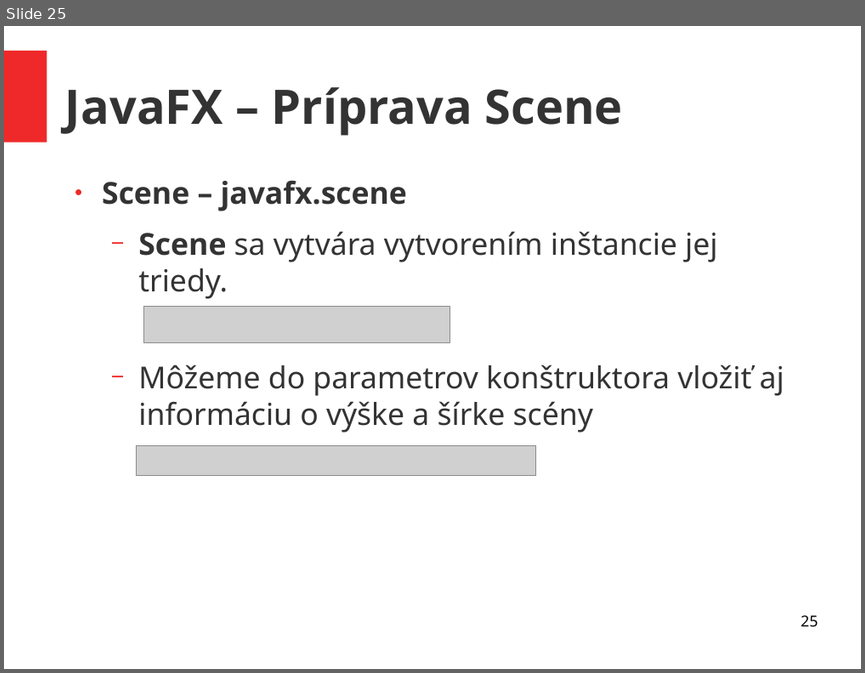
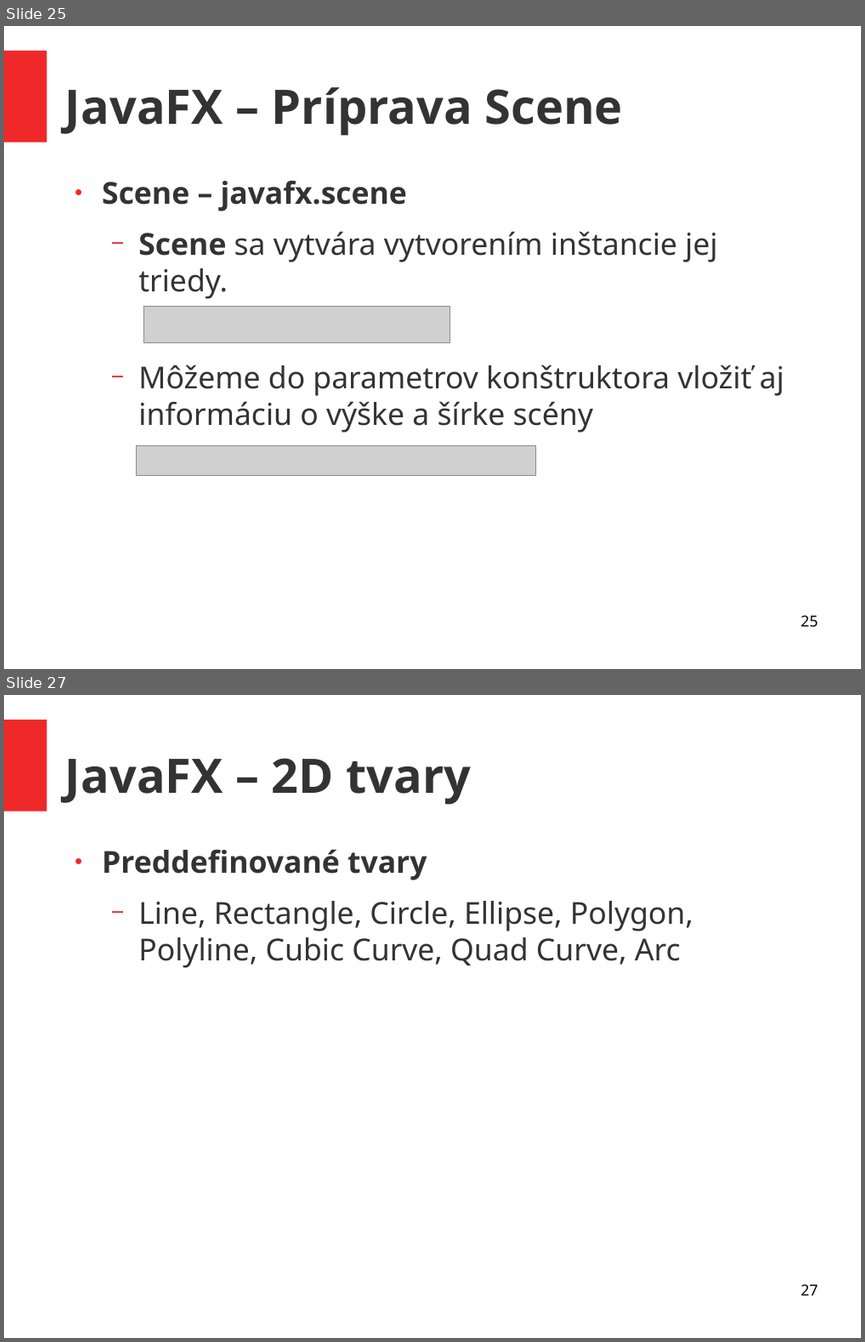
Before and after one commit to ukf-michalkohutek/prezentacia, a slide deck: seminar2.odp. Shown one above the other, each under a label of ours: slide 25 before the commit, slides 25 and 27 after it; the slides between them are not shown. The pictures are 865x673 and 865x1342 pixels, drawn with LibreOffice and Linux fonts; fonts in the diff are those of the drawing; grey boxes stand for pictures. Boxes give left, top, right and bottom in pixels: in the first picture for what was removed or moved away, otherwise in the second. Text is boxed around its words. In the diff, an @@ line names an element or a change of style, - is before the commit and + after.

```diff
--- a/seminar2.odp
+++ b/seminar2.odp
@@ slide 27 added at (4,695,861,1338), background #FFFFFF; not listed: 1 template element that a slide beside it also shows @@
@@ title added at (65,758,472,805), 44 pt, text #333333, bold @@
+JavaFX – 2D tvary
@@ text added at (102,849,693,968), 28 pt, text #333333 @@
+● Preddefinované tvary
+  − Line, Rectangle, Circle, Ellipse, Polygon, Polyline, Cubic Curve, Quad Curve, Arc
@@ page number added at (800,1284,817,1295), 14 pt, text #000000 @@
+27
```
Also in this commit, not shown: 3 other slides added, 1 other file.
